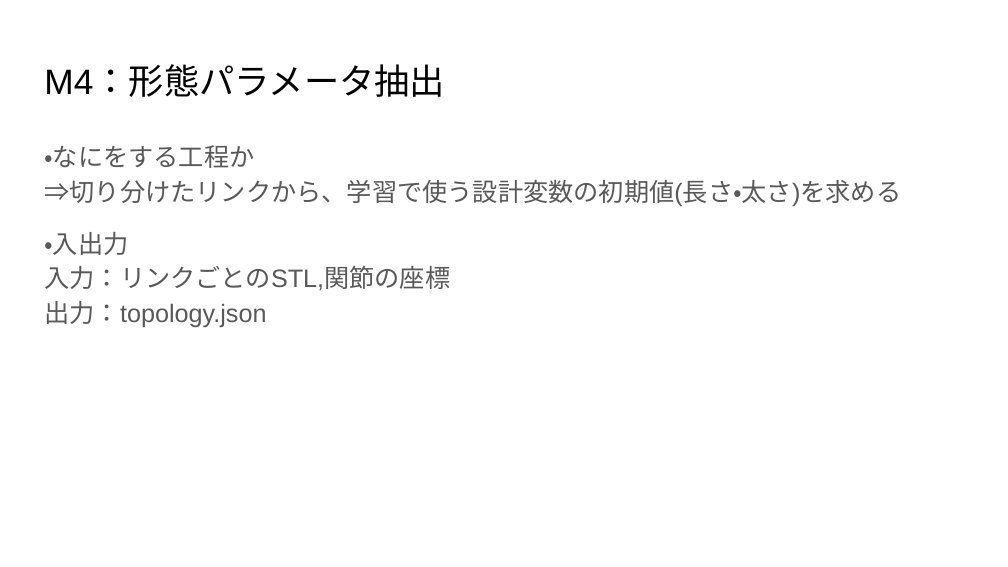
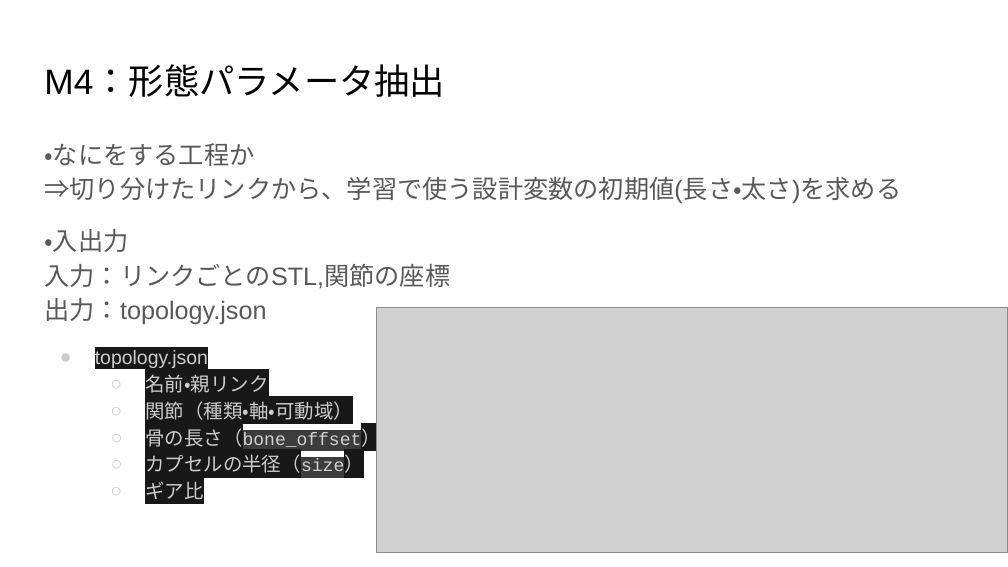
Before and after one commit to 233301koshiro/StackelbergPPO, a slide deck: slide 15 of docs/研究応用/執筆/システムフロー解説(M1~M7).pptx (slide 11 before the commit). Drawn at 1008x567 pixels with LibreOffice and Linux fonts; fonts in the diff are those of the drawing; grey boxes stand for pictures. Boxes give left, top, right and bottom in pixels: in the first picture for what was removed or moved away, otherwise in the second. Text is boxed around its words. In the diff, an @@ line names an element or a change of style, - is before the commit and + after.

```diff
--- a/docs/研究応用/執筆/システムフロー解説(M1~M7).pptx
+++ b/docs/研究応用/執筆/システムフロー解説(M1~M7).pptx
@@ text at [44, 229, 450, 324]: less space between paragraphs @@
@@ picture added at [377, 307, 1008, 552] @@
@@ text at [95, 350, 362, 499]: paragraphs added @@
+● topology.json
+  ○ 名前・親リンク
+  ○ 関節（種類・軸・可動域）
+  ○ 骨の長さ（bone_offset）
+  ○ カプセルの半径（size）
+  ○ ギア比
```
Also in this commit, not shown: 13 other slides changed, 6 slides added, 10 other files.
